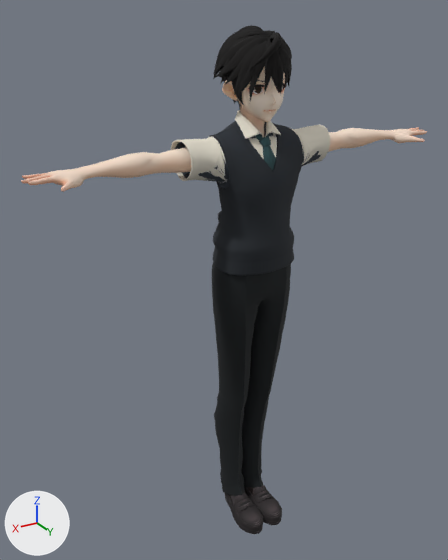
Before and after pictures for a commit that changed the glTF model Web/people/salaryman_04.glb.
One viewpoint serves both versions: a camera (50 mm lens) standing at (1.163, 1.753, 1.957) and looking at (0.065, -0.078, 1.041). The lights are fixed; the arrows at lower left show +X, +Y and +Z. The older version comes first. Vertices at exactly the same position are counted once.

In view in the first picture: 'Body.baked', 'Face.baked', 'Hair001.baked'.
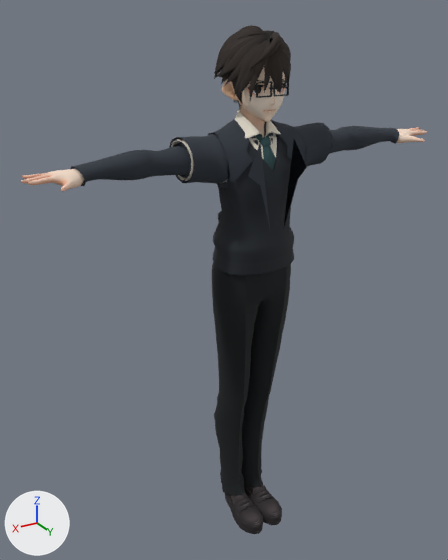
Location of each change, (x1, y1, x2, y2) in pixels of the pictures (448 x 560 px; the box of a moved part takes in the faces that stretch with it):
```json
{"object": "Face.baked", "change": "reshaped", "before": [222, 66, 287, 122], "after": [222, 67, 289, 122]}
{"part": 1, "of": "me_face_baked", "change": "moved or reshaped", "before": [222, 80, 238, 101], "after": [222, 79, 238, 101]}
{"part": 2, "of": "me_face_baked", "change": "moved or reshaped", "before": [238, 66, 287, 122], "after": [237, 67, 286, 122]}
{"part": 3, "of": "me_body_baked", "change": "added", "after": [71, 119, 399, 233]}
```

Edits to the scene script, one JSON object a line:
```json
{"op": "add", "block": "mat_salaryman_tailored_jacket___lapels", "code": ["mat_salaryman_tailored_jacket___lapels = principled_material('SalaryMan tailored jacket / lapels')", "mat_salaryman_tailored_jacket___lapels.base_color = (0.0349, 0.0451, 0.0605)  # greyish blue #343c46", "mat_salaryman_tailored_jacket___lapels.roughness = 0.85"]}
{"op": "add", "block": "mat_salaryman_tailored_jacket___sleeves", "code": ["mat_salaryman_tailored_jacket___sleeves = principled_material('SalaryMan tailored jacket / sleeves')", "mat_salaryman_tailored_jacket___sleeves.base_color = (0.0296, 0.0382, 0.0513)  # greyish blue #303740", "mat_salaryman_tailored_jacket___sleeves.roughness = 0.92"]}
{"op": "add", "block": "mat_salaryman_tailored_wire_frames", "code": ["mat_salaryman_tailored_wire_frames = principled_material('SalaryMan tailored wire frames')", "mat_salaryman_tailored_wire_frames.base_color = (0.0085, 0.0134, 0.0153)  # black #171f21", "mat_salaryman_tailored_wire_frames.metallic = 0.2"]}
{"block": "me_face_baked", "where": "# used by ob_face_baked; location = (0.0, 0.0, 0.0)"}
{"op": "remove", "block": "me_face_baked", "code": "me_face_baked.from_pydata(...)  # 1856 vertices, 3160 faces; spans x -0.107..0.108, y -0.018..0.126, z 1.637..1.872"}
{"op": "add", "block": "me_face_baked", "code": "me_face_baked.from_pydata(...)  # 1944 vertices, 3292 faces; spans x -0.11..0.111, y -0.017..0.124, z 1.637..1.872"}
{"block": "me_face_baked", "change": "me_face_baked part 1: the loose piece of 77 vertices spanning x 0.065..0.108, y -0.018..0.023, z 1.7..1.765 is moved by (0.002, 0.001, 0.0)"}
{"block": "me_face_baked", "change": "me_face_baked part 2: 51 vertices moved within x -0.059..0.045, y 0.042..0.101, z 1.637..1.841; 1463 vertices removed from x -0.094..0.095, y 0.008..0.126, z 1.637..1.87; 1327 vertices added at x -0.096..0.098, y 0.008..0.124, z 1.637..1.87"}
{"block": "me_face_baked", "change": "other edits to the shape of me_face_baked do not show in these pictures"}
{"op": "add", "block": "me_face_baked", "code": "me_face_baked.materials.append(mat_salaryman_tailored_wire_frames)  # black #171f21"}
{"block": "me_body_baked", "where": "# used by ob_body_baked; location = (0.0, 0.0, 0.0)"}
{"op": "remove", "block": "me_body_baked", "code": "me_body_baked.from_pydata(...)  # 6162 vertices, 12008 faces; spans x -0.78..0.78, y -0.12..0.17, z 0.0..1.89"}
{"op": "add", "block": "me_body_baked", "code": "me_body_baked.from_pydata(...)  # 7546 vertices, 14268 faces; spans x -0.78..0.78, y -0.12..0.17, z 0.0..1.89"}
{"block": "me_body_baked", "change": "me_body_baked part 3: 1384 vertices added at x -0.63..0.63, y -0.08..0.16, z 1.28..1.64"}
{"op": "add", "block": "me_body_baked", "code": "me_body_baked.materials.append(mat_salaryman_tailored_jacket___sleeves)  # greyish blue #303740"}
{"op": "add", "block": "me_body_baked", "code": "me_body_baked.materials.append(mat_salaryman_tailored_jacket___lapels)  # greyish blue #343c46"}
```
